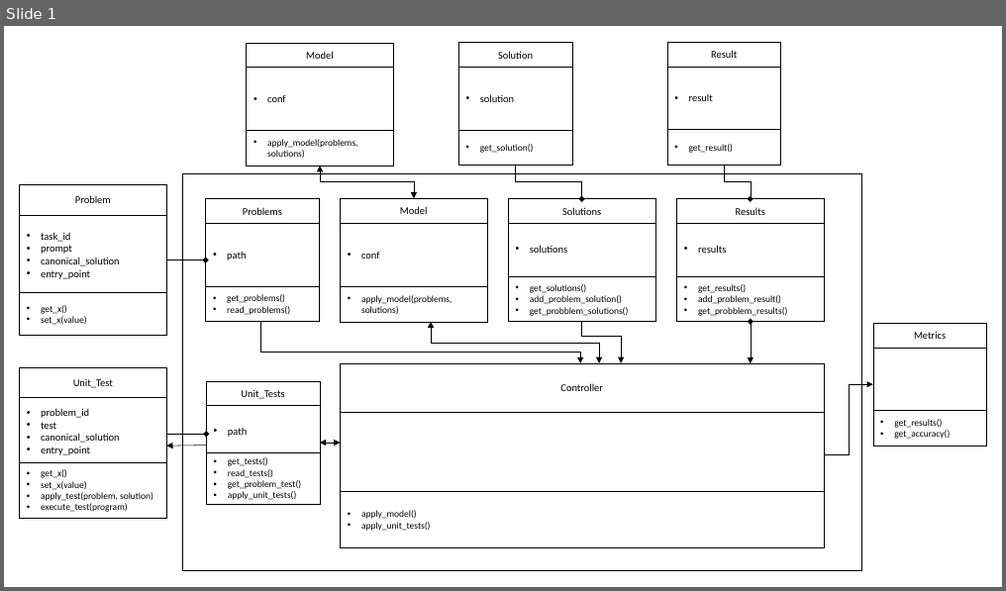
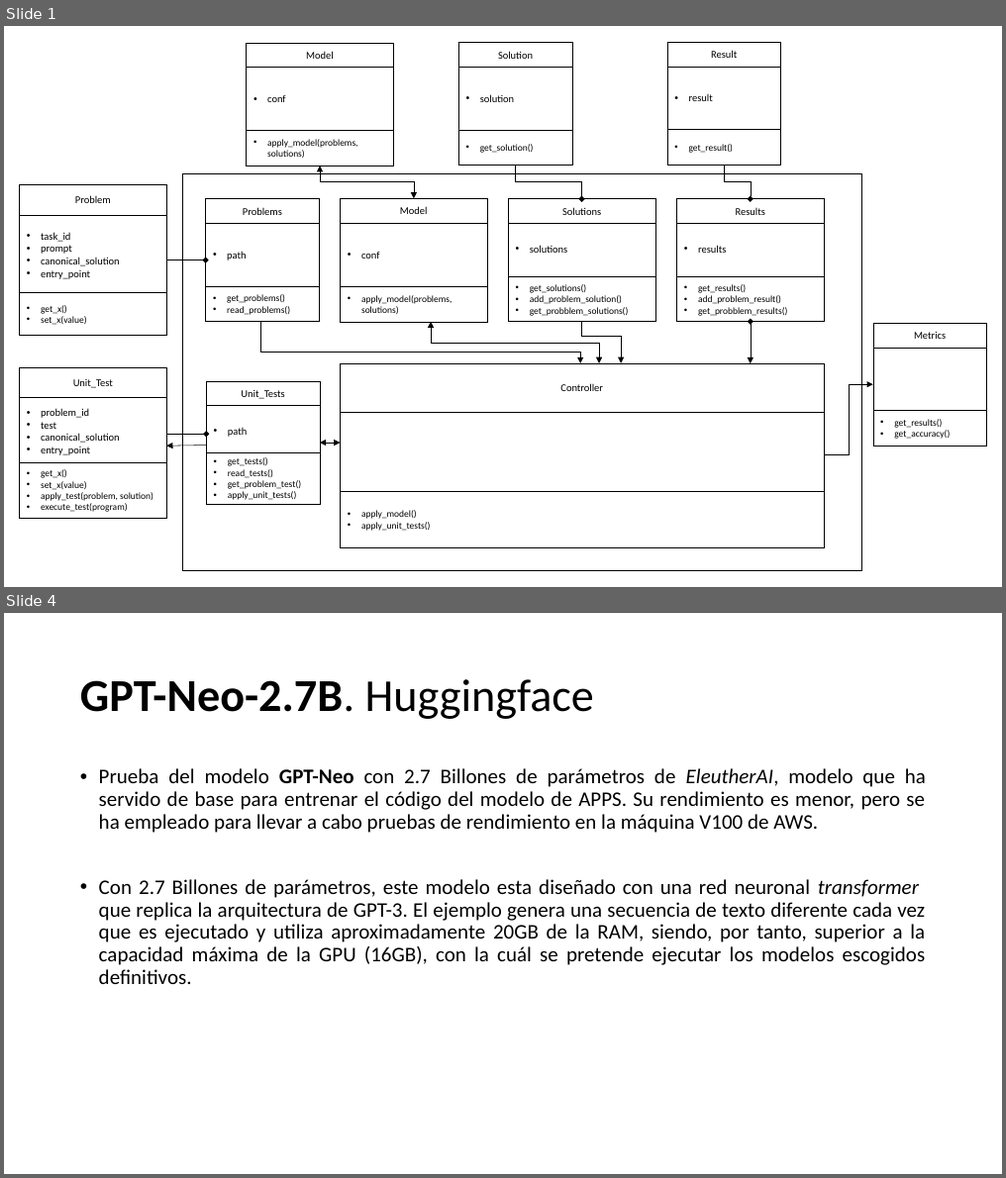
Before and after one commit to SergioCuencaNunez/AI-Pair-Programming, a slide deck: ai_docs/Diagramas.pptx. Shown one above the other, each under a label of ours: slide 1 before the commit, slides 1 and 4 after it; the slides between them are not shown. The pictures are 1006x591 and 1006x1178 pixels, drawn with LibreOffice and Linux fonts; fonts in the diff are those of the drawing. Boxes give left, top, right and bottom in pixels: in the first picture for what was removed or moved away, otherwise in the second. Text is boxed around its words. In the diff, an @@ line names an element or a change of style, - is before the commit and + after.

Commit message:
Pruebas de modelos

```diff
--- a/ai_docs/Diagramas.pptx
+++ b/ai_docs/Diagramas.pptx
@@ slide 4 added at <box>4,613,1002,1174</box>, background #FFFFFF @@
@@ title added at <box>80,679,594,719</box>, 44 pt, text #000000, bold @@
+GPT-Neo-2.7B. Huggingface
@@ text added at <box>99,768,926,984</box>, 20 pt, text #000000 @@
+• Prueba del modelo GPT-Neo con 2.7 Billones de parámetros de EleutherAI, modelo que ha servido de base para entrenar el código del modelo de APPS. Su rendimiento es menor, pero se ha empleado para llevar a cabo pruebas de rendimiento en la máquina V100 de AWS.
+• Con 2.7 Billones de parámetros, este modelo esta diseñado con una red neuronal transformer que replica la arquitectura de GPT-3. El ejemplo genera una secuencia de texto diferente cada vez que es ejecutado y utiliza aproximadamente 20GB de la RAM, siendo, por tanto, superior a la capacidad máxima de la GPU (16GB), con la cuál se pretende ejecutar los modelos escogidos definitivos.
```
Also in this commit, not shown: 1 slide changed, 1 other slide added.
